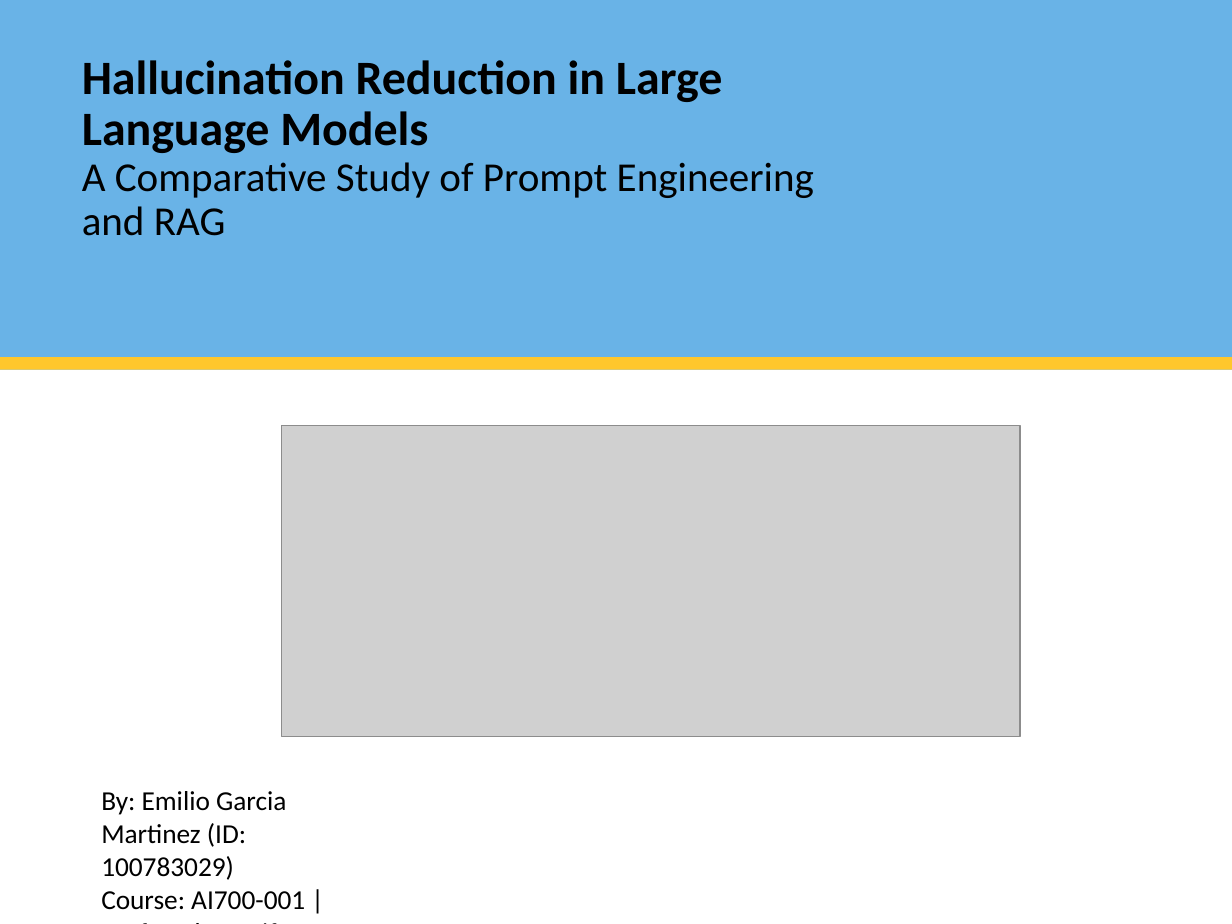
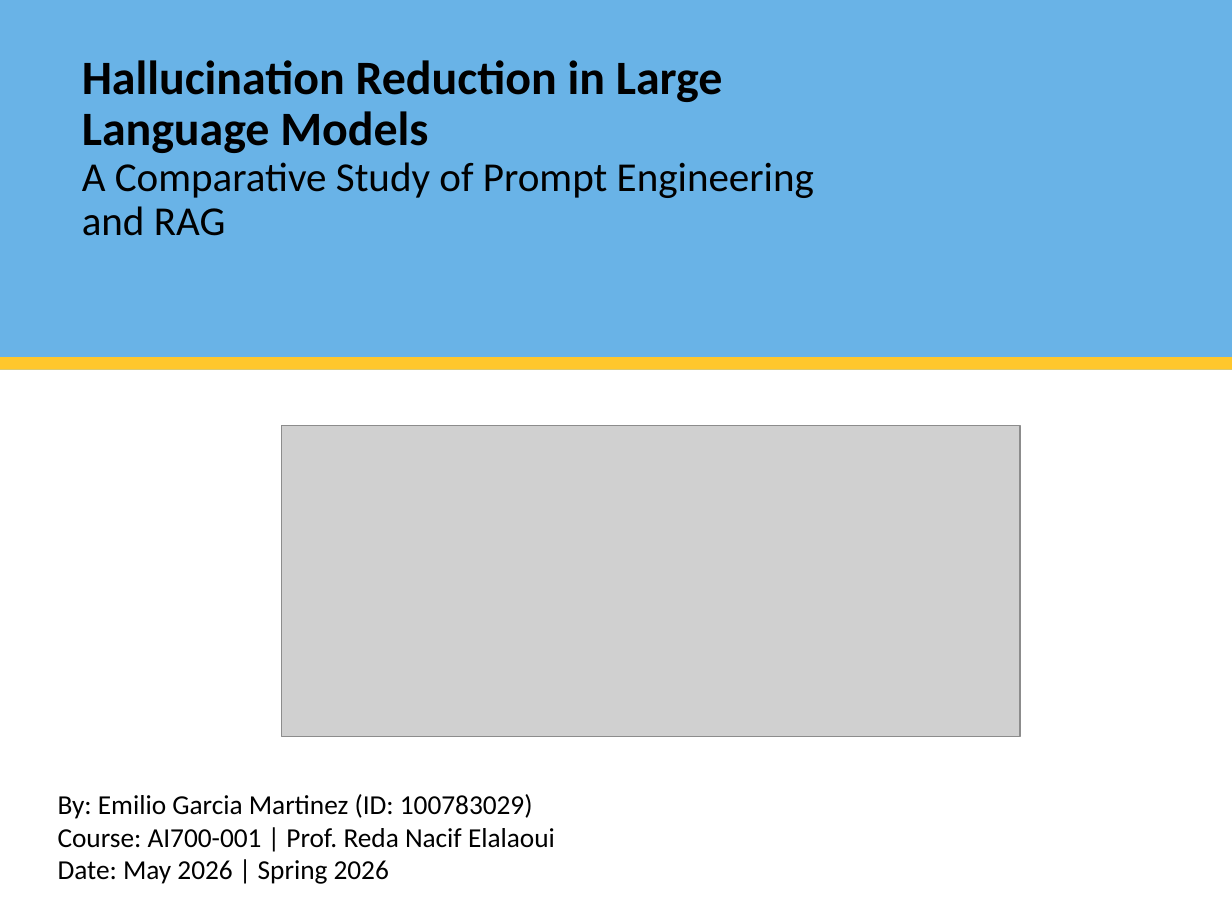
Before and after one commit to emigama01/Hallucination-Reduction, a slide deck: slide 1 of AI700-Final-PPT-Hallucination-LLM.pptx. Drawn at 1232x924 pixels with LibreOffice and Linux fonts; fonts in the diff are those of the drawing; grey boxes stand for pictures; background and template pictures are left out. Boxes give left, top, right and bottom in pixels: in the first picture for what was removed or moved away, otherwise in the second. Text is boxed around its words. In the diff, an @@ line names an element or a change of style, - is before the commit and + after.

```diff
--- a/AI700-Final-PPT-Hallucination-LLM.pptx
+++ b/AI700-Final-PPT-Hallucination-LLM.pptx
@@ text "By: Emilio Garcia Martinez (ID: ..." rewrapped from box(101, 791, 305, 910) to box(58, 794, 555, 884) @@
```
Also in this commit, not shown: 9 other slides changed, 3 other files.
